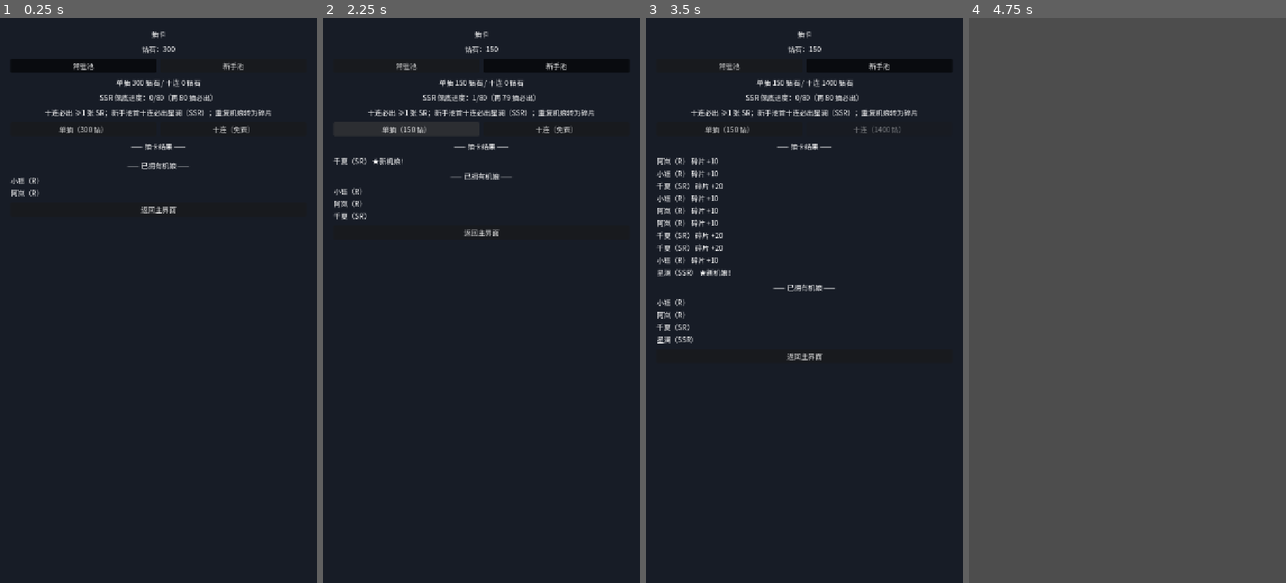
Above: before the commit, frames 1-4 (left to right).
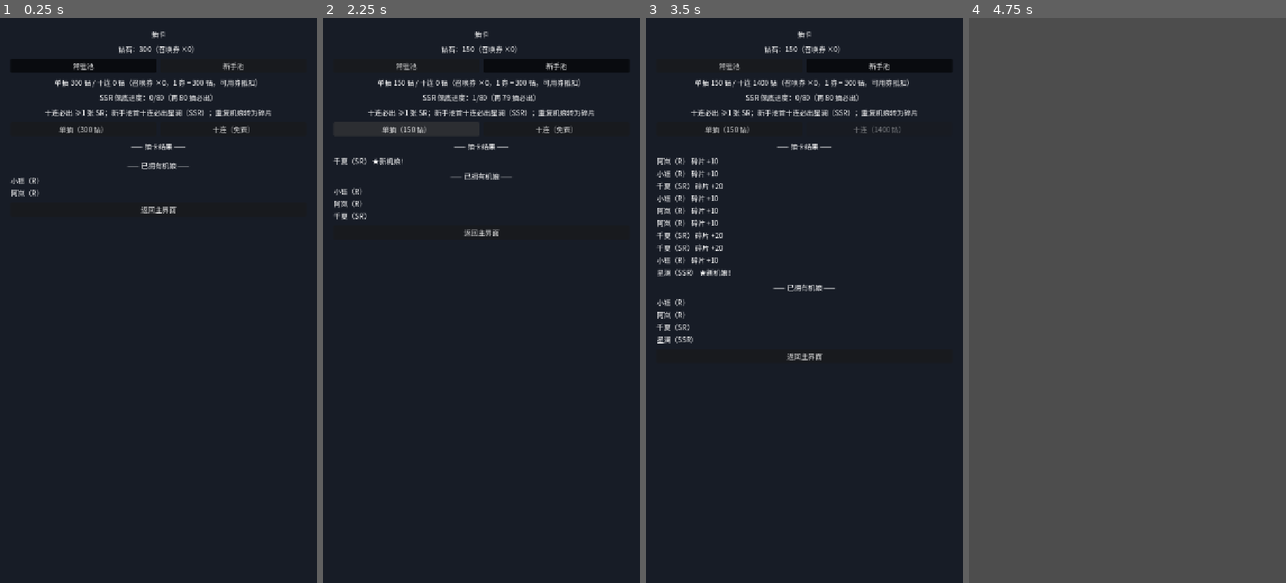
Above: after the commit, the same moments.

Repository: yingqianwang187-wq/jijiayuanzheng
Game: Godot game, scene res://scenes/Gacha.tscn
Two runs of this game, one before a commit and one after it. Both use one fixed random seed, a clock stepped at 60 frames per second and the inputs below. This scene is started directly instead of the project's main scene.
Inputs:
- Up to frame 1 (0.25 s): no input
- Up to frame 2 (2.25 s): click "常驻池" at 0.5 s; click "新手池" at 1.25 s; click "单抽（150 钻）" at 2 s
- Up to frame 3 (3.5 s): click "十连（免费）" at 2.75 s
- Up to frame 4 (4.75 s): click "返回主界面" at 3.5 s; tap Enter at 4.25 s

The runs differ from the first frame. In frame 1, 0.7% of the frame differs, in the area x 17-82%, y 4-13%; in frame 2, 0.7%; in frame 3, 0.7%, in the area x 15-83%, y 4-13%; in frame 4, nothing differs.

Commit message:
#32 闭环（召唤券可抽卡：gacha_ui 券折算可用性）

Diff:
--- a/scripts/gacha_ui.gd
+++ b/scripts/gacha_ui.gd
@@ -4,10 +4,13 @@
 # 依据   ：docs/契约.md §3.1 / §3.5 / §3.6 / §3.8（v0.7）、scripts/contract.gd（只读）
 # 职责   ：抽卡界面的纯显示层。
 #          - 连接信号：diamond_changed / gacha_result / owned_mechs_updated
-#          - 按钮只调入口（契约 §3.6）：单抽/十连 → Game.summon(pool, times)；
-#            返回 → 切回 Main.tscn
+#          - 按钮只调入口（契约 §3.6）：单抽/十连 → Game.summon(pool, times)（Game 内部
+#            已支持"1 券 = 300 钻 = 1 抽、优先扣券"，UI 只判断可用性，不自行扣减）
 #          - 只读入口：Game.summon_cost(pool, times) 显示所需钻石（含免费十连/新手半价）；
-#                      Game.summon_pity_info(pool) 显示 SSR 保底进度
+#                      Game.summon_pity_info(pool) 显示 SSR 保底进度；Game.diamond /
+#                      Game.summon_ticket（召唤券，1 券 = Data.SUMMON_TICKET_VALUE 钻）
+# 召唤券适配（用户反馈 #32）：按钮可用性 = 钻石 + 召唤券 × 单券价值 ≥ 成本；界面显示券数；
+#          抽卡优先扣券由 Game.summon 处理（契约 §3.8）
 # 铁律   ：（契约 §3.1 红线）本文件无任何数值赋值（gold= / diamond= 等）、无 emit、
 #          一切更新值以 Game 信号参数为准，UI 不缓存游戏数值。
 # 首屏说明：本场景从主界面切换而来，切换前的信号已错过；故 _ready 对 Game 公开状态
@@ -41,7 +44,6 @@
 	_ten_button.pressed.connect(_on_summon_pressed.bind(10))
 	_back_button.pressed.connect(_on_back_pressed)
 	# 首屏只读快照（见文件头"首屏说明"）
-	_diamond_label.text = "钻石：%d" % Game.diamond
 	_refresh_pool_ui()
 	_rebuild_owned_list()
 
@@ -49,9 +51,9 @@
 ## ------------------------------------------------------------------
 ## 信号处理（只刷新显示）
 ## ------------------------------------------------------------------
-func _on_diamond_changed(value: int) -> void:
-	_diamond_label.text = "钻石：%d" % value
-	_refresh_pool_ui()  # 钻石变化影响单抽/十连按钮可用性
+func _on_diamond_changed(_value: int) -> void:
+	# 钻石/召唤券变化 → 刷新余额显示与按钮可用性（券数一并刷新，无需新信号）
+	_refresh_pool_ui()
 
 
 func _on_gacha_result(entries: Array) -> void:
@@ -93,11 +95,15 @@
 	_novice_button.button_pressed = (_pool == &"novice")
 	var single_cost: int = Game.summon_cost(_pool, 1)
 	var ten_cost: int = Game.summon_cost(_pool, 10)
-	_cost_label.text = "单抽 %d 钻石 / 十连 %d 钻石" % [single_cost, ten_cost]
+	# 可用货币 = 钻石 + 召唤券 × 单券价值（契约 §3.8：1 券 = 300 钻 = 1 抽；
+	# Game.summon 优先扣券，UI 只判断合计是否够）
+	var afford: int = int(Game.diamond) + int(Game.summon_ticket) * Data.SUMMON_TICKET_VALUE
+	_diamond_label.text = "钻石：%d（召唤券 ×%d）" % [int(Game.diamond), int(Game.summon_ticket)]
+	_cost_label.text = "单抽 %d 钻 / 十连 %d 钻（召唤券 ×%d，1 券 = %d 钻，可用券抵扣）" % [single_cost, ten_cost, int(Game.summon_ticket), Data.SUMMON_TICKET_VALUE]
 	_single_button.text = _button_text("单抽", single_cost)
 	_ten_button.text = _button_text("十连", ten_cost)
-	_single_button.disabled = Game.diamond < single_cost
-	_ten_button.disabled = Game.diamond < ten_cost
+	_single_button.disabled = afford < single_cost
+	_ten_button.disabled = afford < ten_cost
 	var pity: Dictionary = Game.summon_pity_info(_pool)
 	_pity_label.text = "SSR 保底进度：%d/%d（再 %d 抽必出）" % [
 		int(pity.get("progress", 0)),
Not shown, changed: docs/问题清单.md
